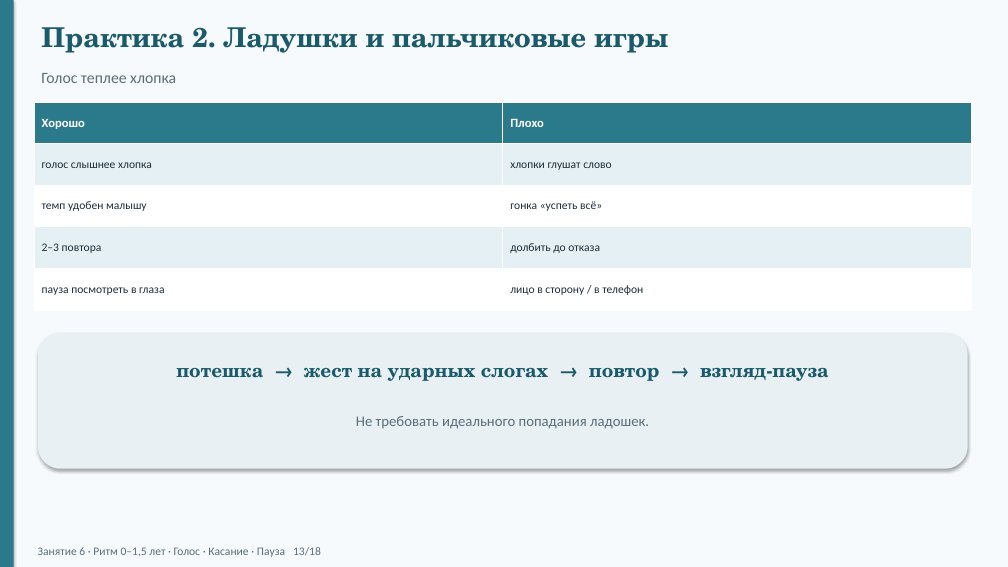
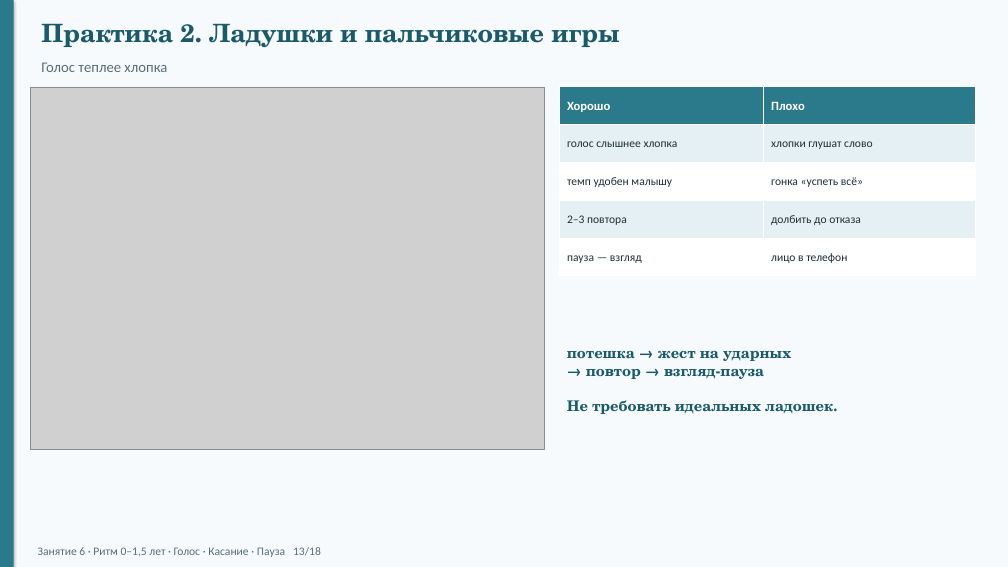
Before and after one commit to Maer-Yakov/vpn-client, a slide deck: slide 13 of docs/konspekty/zanyatie-06-prezentaciya.pptx. Drawn at 1008x567 pixels with LibreOffice and Linux fonts; fonts in the diff are those of the drawing; grey boxes stand for pictures. Boxes give left, top, right and bottom in pixels: in the first picture for what was removed or moved away, otherwise in the second. Text is boxed around its words. In the diff, an @@ line names an element or a change of style, - is before the commit and + after.

```diff
--- a/docs/konspekty/zanyatie-06-prezentaciya.pptx
+++ b/docs/konspekty/zanyatie-06-prezentaciya.pptx
@@ text "Практика 2. Ладушки и пальчиковые ..." at [41,23,619,47]: size 26 to 24 pt @@
@@ text "Голос теплее хлопка": place and size @@
-text "Голос теплее хлопка" at [41,73,176,83]
+text "Голос теплее хлопка" at [41,62,167,72]
@@ text "Голос теплее хлопка" at [41,62,167,72]: size 15 to 14 pt @@
@@ picture added at [30,87,544,450] @@
@@ table at [560,87,975,276] @@
-row 5, column 1: пауза посмотреть в глаза
+row 5, column 1: пауза — взгляд
-row 5, column 2: лицо в сторону / в телефон
+row 5, column 2: лицо в телефон
@@ table: place and size @@
-table at [34,102,972,310]
+table at [560,87,975,276]
@@ rounded rectangle removed at [38,333,968,469] @@
@@ text at [567,351,833,414]: text changed; size 18 to 14 pt @@
-потешка → жест на ударных слогах → повтор → взгляд-пауза
+потешка → жест на ударных
+→ повтор → взгляд-пауза
+Не требовать идеальных ладошек.
@@ text removed at [356,416,649,429] @@
-Не требовать идеального попадания ладошек.
```
Also in this commit, not shown: 17 other slides changed, 21 other files.
